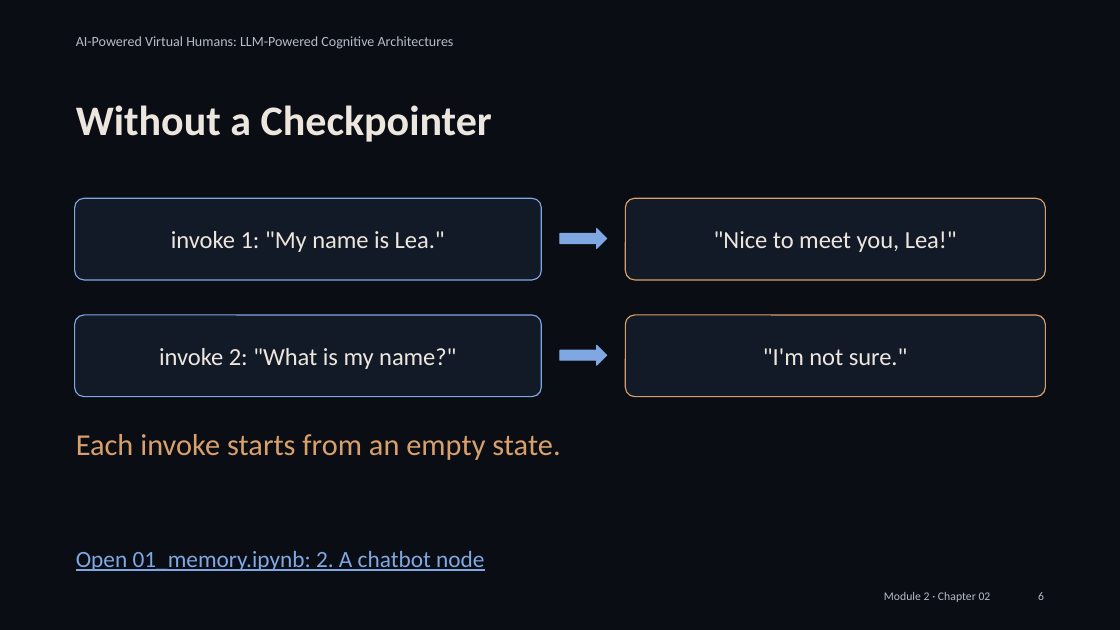
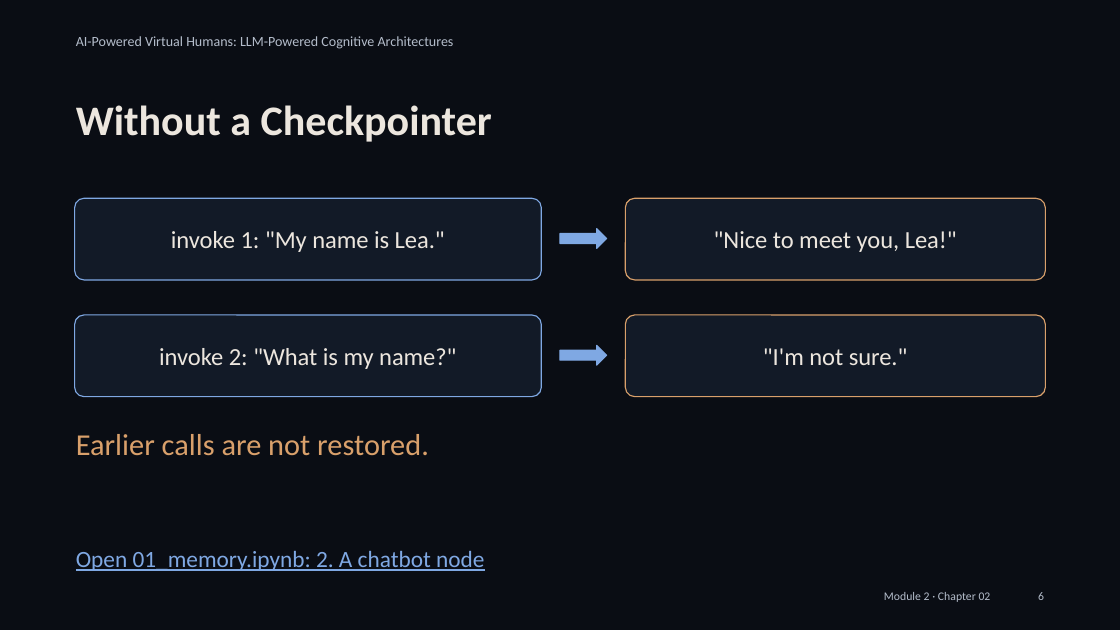
Before and after one commit to alessandropec/virtual-humans-cognitive-architectures, a slide deck: slide 6 of virtual_human_course/Module_2/Chapter_02/Slides/Module_2_Chapter_02_Building_Stateful_Agents_with_Memory.pptx. Drawn at 1120x630 pixels with LibreOffice and Linux fonts; fonts in the diff are those of the drawing. Boxes give left, top, right and bottom in pixels: in the first picture for what was removed or moved away, otherwise in the second. Text is boxed around its words. In the diff, an @@ line names an element or a change of style, - is before the commit and + after.

```diff
--- a/virtual_human_course/Module_2/Chapter_02/Slides/Module_2_Chapter_02_Building_Stateful_Agents_with_Memory.pptx
+++ b/virtual_human_course/Module_2/Chapter_02/Slides/Module_2_Chapter_02_Building_Stateful_Agents_with_Memory.pptx
@@ text at (x1=76, y1=434, x2=429, y2=456): text changed @@
-Each invoke starts from an empty state.
+Earlier calls are not restored.
```
Also in this commit, not shown: 3 other slides changed, 17 other files.
